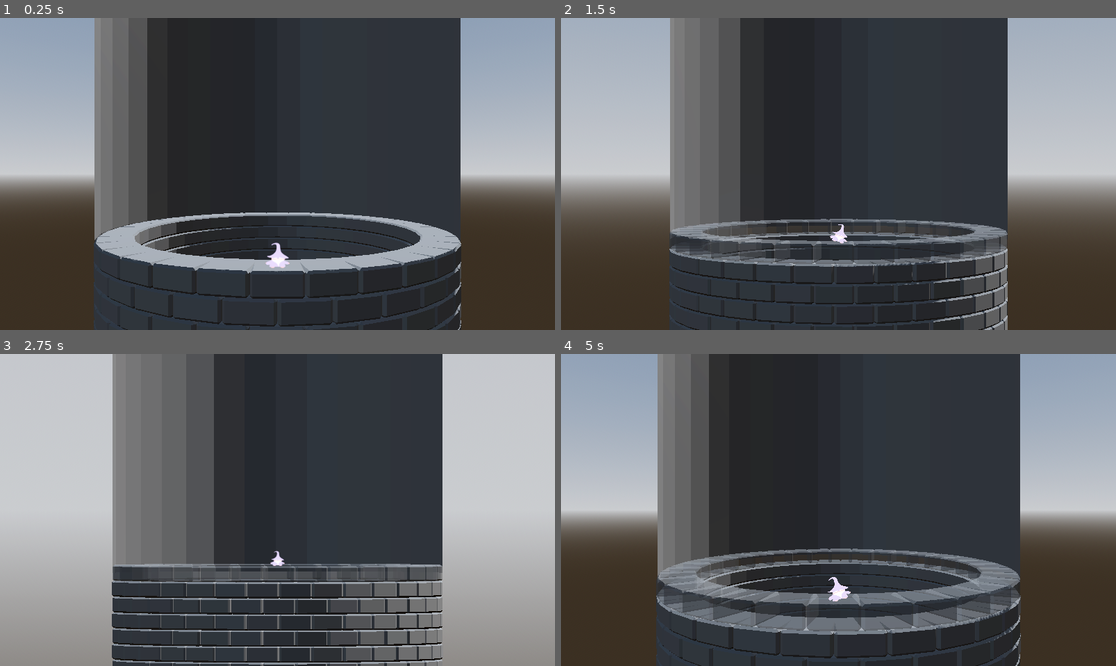
Above: before the commit, frames 1-4 (two rows, left to right).
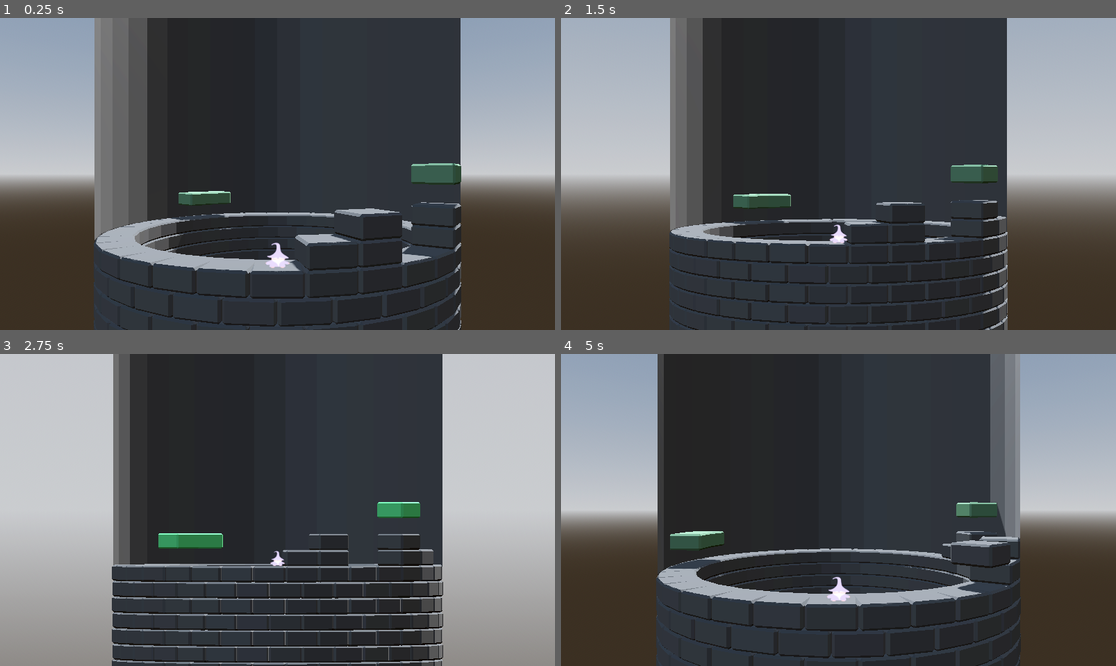
Above: after the commit, the same moments.

Repository: fennylol/cycloparallax
Game: Godot game, scene res://0_Kingdom/TheKingdom.tscn
Same seed, same stepped clock (60 frames per second), same inputs: the game is played once before the commit and once after it.
Inputs:
- Up to frame 1 (0.25 s): no input
- Up to frame 2 (1.5 s): tap Enter at 0.5 s; hold D (move_right) 0.53-1.28 s; tap Shift (perspective_spell) at 0.6, 1.35 s; tap Space (jump) at 0.77 s; hold Down (place_down) from 1.28 s (still down)
- Up to frame 3 (2.75 s): tap Space (jump) at 1.52 s; release Down (place_down) at 2.03 s; hold D (move_right) from 2.03 s (still down); tap Shift (perspective_spell) at 2.1 s
- Up to frame 4 (5 s): release D (move_right) at 2.78 s; hold Up (place_up) 2.78-3.53 s; tap Shift (perspective_spell) at 2.85, 3.6, 4.35 s; tap Space (jump) at 3.02, 3.77, 4.52 s; hold A (move_left) from 3.53 s (still down); tap S (cancel_placement) at 4.15 s

The runs differ from the first frame. In frame 1, 3.4% of the frame differs, in the area x 30-84%, y 46-82%; in frame 2, 13%; in frame 3, 19%, in the area x 20-80%, y 0-100%; in frame 4, 18%.
Error before the commit: Attempt to call function 'add_child' in base 'null instance' on a null instance. (res://1_Tower/the_tower.gd:70)

Commit message:
blocks now place without changing evertybody to transparent

Diff:
--- a/1_Tower/TheTower.tscn
+++ b/1_Tower/TheTower.tscn
@@ -32,9 +32,8 @@
 
 [node name="WizardsSpinnyBit" type="Node3D" parent="." unique_id=1641620110]
 
-[node name="TinyWizard" parent="WizardsSpinnyBit" unique_id=1068362546 node_paths=PackedStringArray("TheTower") instance=ExtResource("2_7a4fr")]
+[node name="TinyWizard" parent="WizardsSpinnyBit" unique_id=1068362546 instance=ExtResource("2_7a4fr")]
 transform = Transform3D(1, 0, 0, 0, 1, 0, 0, 0, 1, 0, 0.1, 5)
-TheTower = NodePath("../../BlocksSpinnyBit")
 
 [node name="DollyCamera" parent="WizardsSpinnyBit" unique_id=623577091 instance=ExtResource("3_401sn")]
 transform = Transform3D(1, 0, 0, 0, 1, 0, 0, 0, 1, 0, 1.75, 12)
--- a/1_Tower/the_tower.gd
+++ b/1_Tower/the_tower.gd
@@ -8,42 +8,23 @@
 @onready var LevelBlocks : LevelRingNode   = $BlocksSpinnyBit/LevelRing
 @onready var TinyWizard  : TinyWizardNode  = $WizardsSpinnyBit/TinyWizard
 @onready var DollyCamera : DollyCameraNode = $WizardsSpinnyBit/DollyCamera
-
-var holding_block : Node = null
-
-const StoneBlock : PackedScene = preload("res://4_Blocks/stone/StonePlatform.tscn")
 # ================ #
 # internal utility #
 # ================ #
-#func _ready() -> void:
-	#var i = 0
-	#for block in blocks.get_children():
-		#block.rotation.y = deg_to_rad(11.25 * i)
-		#i+=1
 func _ready() -> void:
-	LevelBlocks._load_level(0)
+	LevelBlocks._load_level(1)
 
 func _process(delta: float) -> void:
 	if TheLawsOfTheLand.Paused: return
 	BlocksCenter.rotate(Vector3.UP, TinyWizard.WalkingSpeed*delta)
 
 func _on_tiny_wizard_placing_block() -> void:
-	## MAKE A COPY OF HOLDING BLOCK
-	var placed_block = StoneBlock.instantiate()
-	holding_block.get_parent().add_child(placed_block)
-	placed_block.position = holding_block.position
+	LevelBlocks._place_held_block()
 
-	## SET MATERIAL TO OPAQUE
-	var mesh_instance : StandardMaterial3D = placed_block.get_child(0).get_surface_override_material(0)
-	mesh_instance.albedo_color.a = 0
-	mesh_instance.transparency = 0
+func _on_tiny_wizard_cancel_placement():
+	LevelBlocks._cancel_held_block()
 
-	## DELETE HOLDING BLOCK
-	holding_block.get_parent().remove_child(holding_block)
-	holding_block.queue_free()
-	holding_block = null
-
-func _on_tiny_wizard_holding_block(dir):
+func _on_tiny_wizard_holding_block(dir: TinyWizardNode.PlacementDirections):
 	## GET WIZARD LOCATION
 	var wiz_loc_id : Vector2i
 	var tower_rotation = int(round(rad_to_deg(BlocksCenter.basis.get_euler().y)/11.25))
@@ -57,26 +38,4 @@
 								Vector2i(-1,0)) + wiz_loc_id
 	block_placement_loc.x = block_placement_loc.x%32
 
-	## PLACE BLOCK IN WORLD
-	if holding_block == null:
-		holding_block = StoneBlock.instantiate()
-		var mesh_instance : StandardMaterial3D = holding_block.get_child(0).get_surface_override_material(0)
-		mesh_instance.transparency = 1
-		mesh_instance.albedo_color.a = 0.5
-		holding_block.get_child(1).disabled = true
-	else:
-		holding_block.get_parent().remove_child(holding_block)
-	var block_node_parent = BlocksCenter.find_child(str(block_placement_loc.x), false)
-	block_node_parent.add_child(holding_block)
-	holding_block.position = Vector3( 0 , (block_placement_loc.y+1) * 0.5 , 4.75 )
-
-func _on_tiny_wizard_cancel_placement():
-	## SET MATERIAL TO OPAQUE
-	var mesh_instance : StandardMaterial3D = holding_block.get_child(0).get_surface_override_material(0)
-	mesh_instance.albedo_color.a = 0
-	mesh_instance.transparency = 0
-
-	## DELETE HOLDING BLOCK
-	holding_block.get_parent().remove_child(holding_block)
-	holding_block.queue_free()
-	holding_block = null
+	LevelBlocks._hold_block(block_placement_loc, LevelBlocks.BlockTypes.STONE)
--- a/4_Blocks/level_ring.gd
+++ b/4_Blocks/level_ring.gd
@@ -2,6 +2,7 @@
 class_name LevelRingNode
 
 enum BlockTypes {AIR, STONE, PARALLAX}
+var HoldingBlock: Node3D
 
 const Blocks: Array[PackedScene] = [
 	null,
@@ -14,6 +15,41 @@
 	LEVEL_0
 ]
 
+func _place_held_block() -> void:
+	### SET MATERIAL TO OPAQUE
+	var mesh_instance : StandardMaterial3D = HoldingBlock.get_child(0).get_surface_override_material(0).duplicate(true)
+	mesh_instance.albedo_color.a = 0
+	mesh_instance.transparency = BaseMaterial3D.TRANSPARENCY_DISABLED
+	HoldingBlock.get_child(0).set_surface_override_material(0, mesh_instance)
+
+	HoldingBlock.get_child(1).disabled = false
+	HoldingBlock = null
+
+func _cancel_held_block() -> void:
+	HoldingBlock.get_parent().remove_child(HoldingBlock)
+	HoldingBlock.queue_free()
+	HoldingBlock = null
+
+func _hold_block(pos: Vector2i, type: BlockTypes) -> void:
+	## PLACE BLOCK IN WORLD
+	if HoldingBlock != null:
+		HoldingBlock.get_parent().remove_child(HoldingBlock)
+		HoldingBlock.queue_free()
+
+	HoldingBlock = _place_block(pos, type)
+	var mesh_instance : StandardMaterial3D = HoldingBlock.get_child(0).get_surface_override_material(0).duplicate(true)
+	mesh_instance.transparency = BaseMaterial3D.TRANSPARENCY_ALPHA
+	mesh_instance.albedo_color.a = 0.5
+	HoldingBlock.get_child(0).set_surface_override_material(0, mesh_instance)
+	HoldingBlock.get_child(1).disabled = true
+
+func _place_block(pos: Vector2i, type: BlockTypes) -> Node3D:
+	var new_block = Blocks[type].instantiate()
+	new_block.set_name(BlockTypes.find_key(type).to_pascal_case()+"Platform"+str(pos.y))
+	var block_node_parent = get_child(pos.x)
+	block_node_parent.add_child(new_block)
+	new_block.position.y = pos.y * 0.5
+	return new_block
 
 func _load_level(level_idx: int) -> void:
 	if level_idx >= LEVELS.size(): printerr("level idx ", level_idx , " doesn't exist."); return
@@ -31,13 +67,6 @@
 			var type: BlockTypes = x_slice[y]
 			if type == BlockTypes.AIR: continue
 			_place_block(Vector2i(x,y), type)
-
-func _place_block(pos: Vector2i, type: BlockTypes) -> void:
-	var new_block = Blocks[type].instantiate()
-	new_block.set_name(BlockTypes.find_key(type).to_pascal_case()+"Platform"+str(pos.y))
-	var block_node_parent = get_child(pos.x)
-	block_node_parent.add_child(new_block)
-	new_block.position.y = pos.y * 0.5
 
 const LEVEL_BASE: Array[Array] = [
 	[BlockTypes.STONE], #  0 <-> 16
